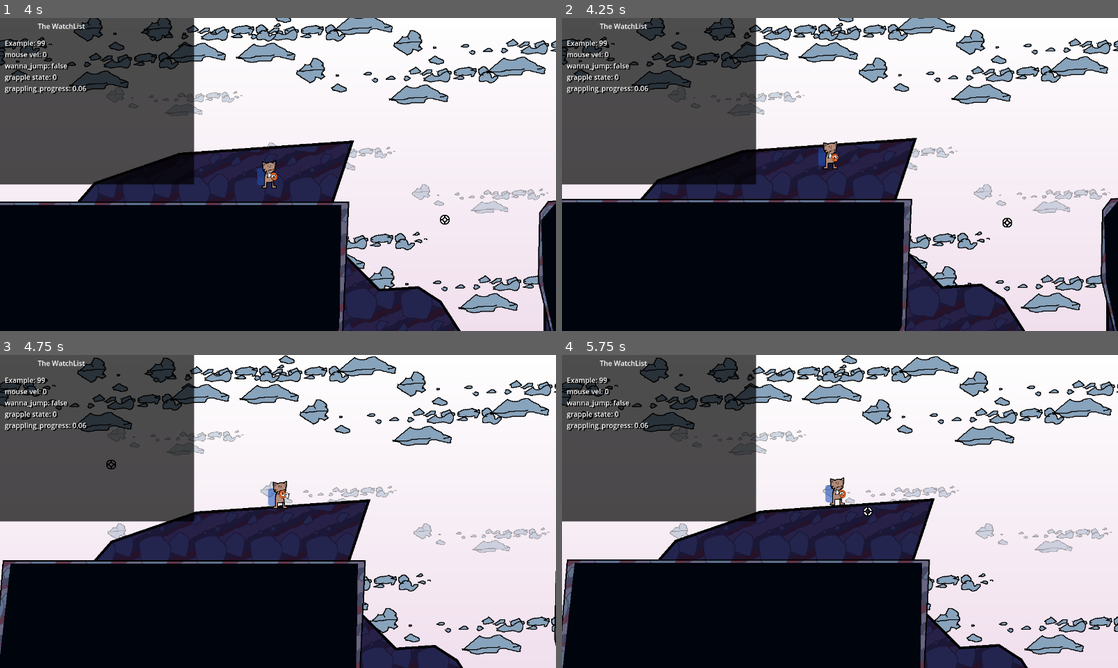
Above: before the commit, frames 1-4 (two rows, left to right).
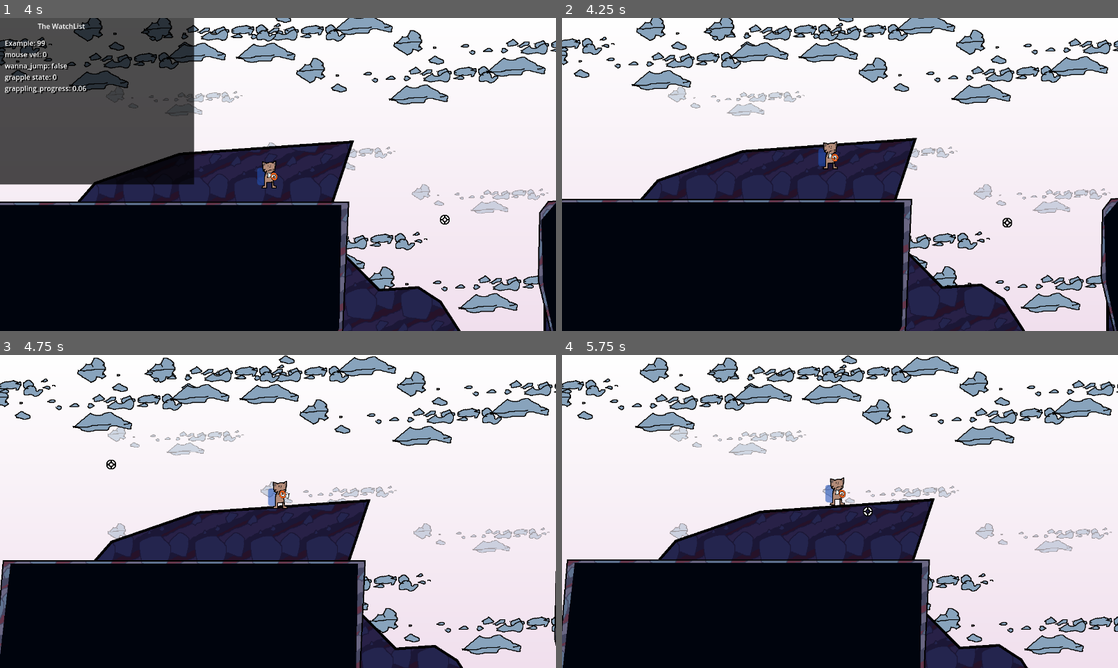
Above: after the commit, the same moments.

Repository: ToxicPoison/rocket-hand-hero
Game: Godot game, scene res://levels/desert/desert.tscn
Same seed, same stepped clock (60 frames per second), same inputs: the game is played once before the commit and once after it.
Inputs (mouse positions are in pixels of both pictures, inside the frame that each line leads up to):
- Up to frame 1 (4 s): move the mouse to (400, 158) at 0.52 s; hold Right mouse button (jump) 0.53-1.28 s; move the mouse to (166, 190) at 1.27 s; click (166, 190) at 1.35 s; right-click (166, 190) at 1.52 s; right-click (166, 190) at 1.55 s; right-click (166, 190) at 1.82 s; move the mouse to (333, 105) at 2.02 s; hold Right mouse button (jump) 2.03-2.78 s; move the mouse to (250, 237) at 2.77 s; click (250, 237) at 2.85 s; right-click (250, 237) at 3.02 s; right-click (250, 237) at 3.05 s; right-click (250, 237) at 3.32 s; move the mouse to (444, 221) at 3.52 s; hold Right mouse button (jump) from 3.53 s (still down)
- Up to frame 2 (4.25 s): keep holding Right mouse button (jump); tap ` (debug, bound only after the commit) at 4.15 s
- Up to frame 3 (4.75 s): move the mouse to (111, 464) at 4.27 s; release Right mouse button (jump) at 4.28 s; click (111, 464) at 4.35 s; right-click (111, 464) at 4.52 s; right-click (111, 464) at 4.55 s
- Up to frame 4 (5.75 s): right-click (673, 464) at 4.82 s; move the mouse to (867, 511) at 5.02 s; hold Right mouse button (jump) from 5.03 s (still down)

Frame 1 is identical in both runs. In frame 2, 18% of the frame differs, in the area x 0-35%, y 0-54%; in frame 3, 18%; in frame 4, 18%.

Commit message:
Sounds for the rail, watchlist toggle
To toggle the dev menu (watchlist), use the grave key!

Diff:
--- a/features/rail/rail.gd
+++ b/features/rail/rail.gd
@@ -33,6 +33,7 @@
 
 	# Move player along rail
 	if player.current_rail == self:
+		$Ride.pitch_scale = absf(grind_speed) / 1000.0
 		if player.wanna_jump or Input.is_action_pressed("jump"):
 			dismount(true)
 
@@ -46,9 +47,13 @@
 			$PathFollow2D.progress = next_pos
 
 func mount(point) -> void:
-	# Set player's on-rail speed to how fast the player is moving (along the rail's tangent)
 	mountable = false
 	$Line2D.modulate = Color.RED
+	$Mount.play()
+	$Ride.playing = true
+
+	# Set player's on-rail speed to how fast the player is moving (along the rail's tangent)
+
 	var mount_offset := curve.get_closest_offset(point)
 	var tangent_dir = get_tangent(point)
 	grind_speed = player.velocity.dot(tangent_dir)
@@ -63,6 +68,9 @@
 	player.rotation = 0
 
 func dismount(jump):
+	$Dismount.pitch_scale = true_velocity.length() / 1000.0
+	$Dismount.play()
+	$Ride.playing = false
 	player.current_rail = null
 	player.reparent(player_original_parent)
 	player.rotation = 0
--- a/features/rail/rail.tscn
+++ b/features/rail/rail.tscn
@@ -1,6 +1,9 @@
-[gd_scene load_steps=3 format=3 uid="uid://bderu74gerv7f"]
+[gd_scene load_steps=6 format=3 uid="uid://bderu74gerv7f"]
 
 [ext_resource type="Script" path="res://features/rail/rail.gd" id="1_hvrjv"]
+[ext_resource type="AudioStream" uid="uid://bwseuor0lroad" path="res://features/rail/rail_mount.wav" id="2_uxhbj"]
+[ext_resource type="AudioStream" uid="uid://drmjc0l8emogo" path="res://features/rail/rail_slide.wav" id="3_yatbg"]
+[ext_resource type="AudioStream" uid="uid://o2ehnnatwe6g" path="res://player/grappled.wav" id="4_0cusp"]
 
 [sub_resource type="Curve2D" id="Curve2D_k3urw"]
 bake_interval = 20.96
@@ -21,10 +24,21 @@
 
 [node name="PathFollow2D" type="PathFollow2D" parent="."]
 position = Vector2(235, -154)
-rotation = 0.0122945
+rotation = 0.0122944
 
 [node name="_Timer_85970" type="Timer" parent="PathFollow2D"]
 wait_time = 0.2
 one_shot = true
 
 [node name="Line2D" type="Line2D" parent="."]
+
+[node name="Dismount" type="AudioStreamPlayer" parent="."]
+stream = ExtResource("2_uxhbj")
+pitch_scale = 1.75
+
+[node name="Ride" type="AudioStreamPlayer" parent="."]
+stream = ExtResource("3_yatbg")
+
+[node name="Mount" type="AudioStreamPlayer" parent="."]
+stream = ExtResource("4_0cusp")
+pitch_scale = 2.2
--- a/global/watch_list.gd
+++ b/global/watch_list.gd
@@ -3,6 +3,10 @@
 var tracked_vars := {
 	"Example": 99
 }
+
+func _unhandled_input(event):
+	if event.is_action_pressed("debug"):
+		visible = !visible
 
 func watch(var_name, var_value):
 	tracked_vars[var_name] = var_value
--- a/project.godot
+++ b/project.godot
@@ -56,6 +56,11 @@
 , Object(InputEventMouseButton,"resource_local_to_scene":false,"resource_name":"","device":-1,"window_id":0,"alt_presse …(251 unchanged characters)…
 ]
 }
+debug={
+"deadzone": 0.5,
+"events": [Object(InputEventKey,"resource_local_to_scene":false,"resource_name":"","device":-1,"window_id":0,"alt_pressed":false,"shift_pressed":false,"ctrl_pressed":false,"meta_pressed":false,"pressed":false,"keycode":0,"physical_keycode":96,"key_label":0,"unicode":96,"echo":false,"script":null)
+]
+}
 
 [rendering]
 
Not shown, added: features/rail/rail_mount.wav.import
Not shown, added: features/rail/rail_slide.wav.import
Not shown, added: features/rail/rail_mount.wav
Not shown, added: features/rail/rail_slide.wav
